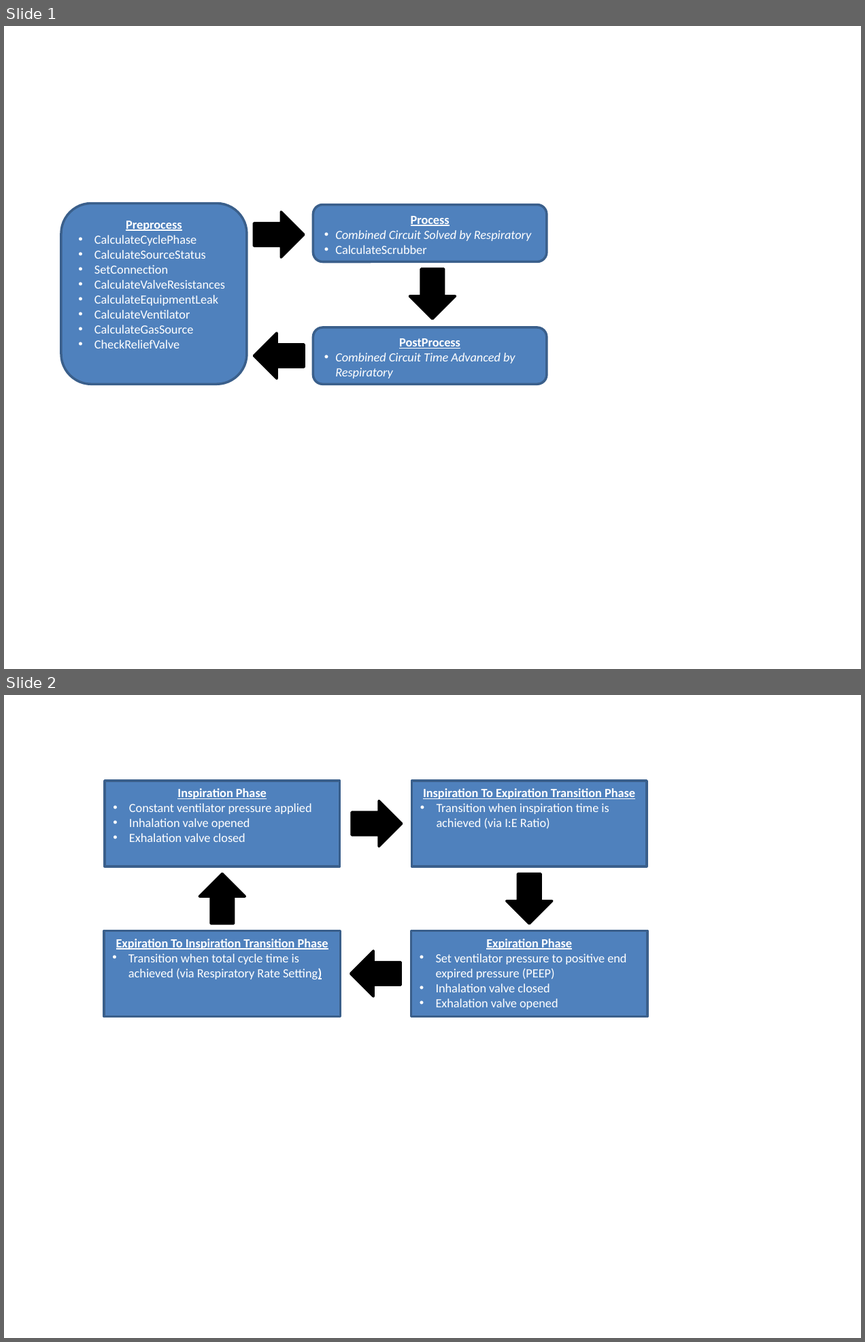
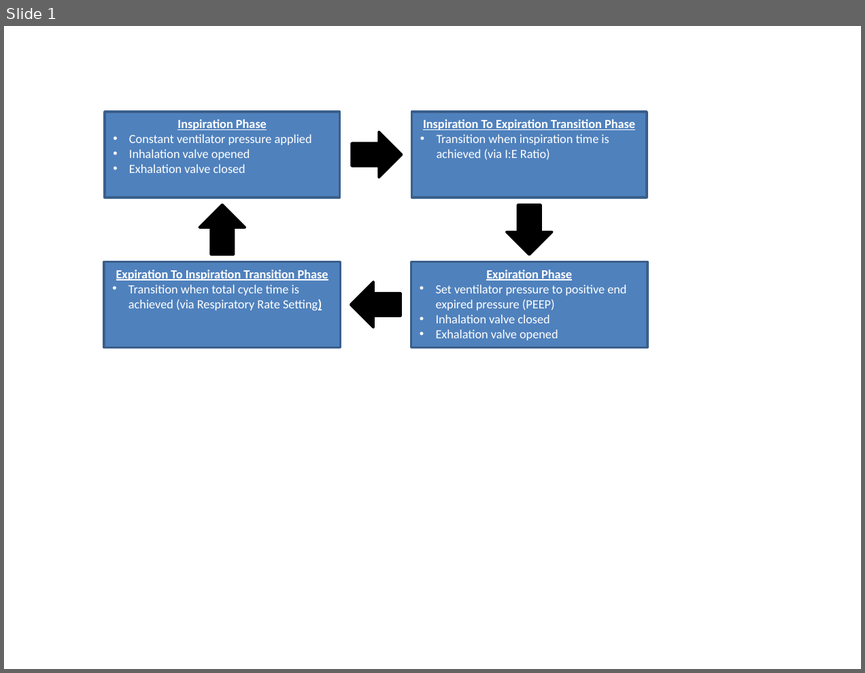
Before and after one commit to shawnhuyiwen/pulse, a slide deck: docs/Figures/AnesthesiaMachineWorking.pptx. Shown one above the other, each under a label of ours: slides 1 and 2 before the commit, slide 1 after it. The pictures are 865x1342 and 865x673 pixels, drawn with LibreOffice and Linux fonts; fonts in the diff are those of the drawing. Boxes give left, top, right and bottom in pixels: in the first picture for what was removed or moved away, otherwise in the second. Text is boxed around its words. In the diff, an @@ line names an element or a change of style, - is before the commit and + after.

Commit message:
Tweak respiratory volume handling. Lots of documentation updates in preperation for release.

```diff
--- a/docs/Figures/AnesthesiaMachineWorking.pptx
+++ b/docs/Figures/AnesthesiaMachineWorking.pptx
@@ slide 1 removed at box(4, 26, 861, 669), background #FFFFFF @@
@@ rounded rectangle removed at box(61, 203, 247, 384) @@
-Preprocess
-• CalculateCyclePhase
-• CalculateSourceStatus
-• SetConnection
-• CalculateValveResistances
-• CalculateEquipmentLeak
-• CalculateVentilator
-• CalculateGasSource
-• CheckReliefValve
@@ rounded rectangle removed at box(313, 204, 547, 261) @@
-Process
-• Combined Circuit Solved by Respiratory
-• CalculateScrubber
@@ down arrow removed at box(254, 212, 303, 257) @@
@@ down arrow removed at box(409, 269, 455, 318) @@
@@ rounded rectangle removed at box(313, 328, 547, 384) @@
-PostProcess
-• Combined Circuit Time Advanced by Respiratory
@@ down arrow removed at box(254, 333, 303, 378) @@
@@ what was slide 2 is now slide 1 @@
```
Also in this commit, not shown: 56 other files.
